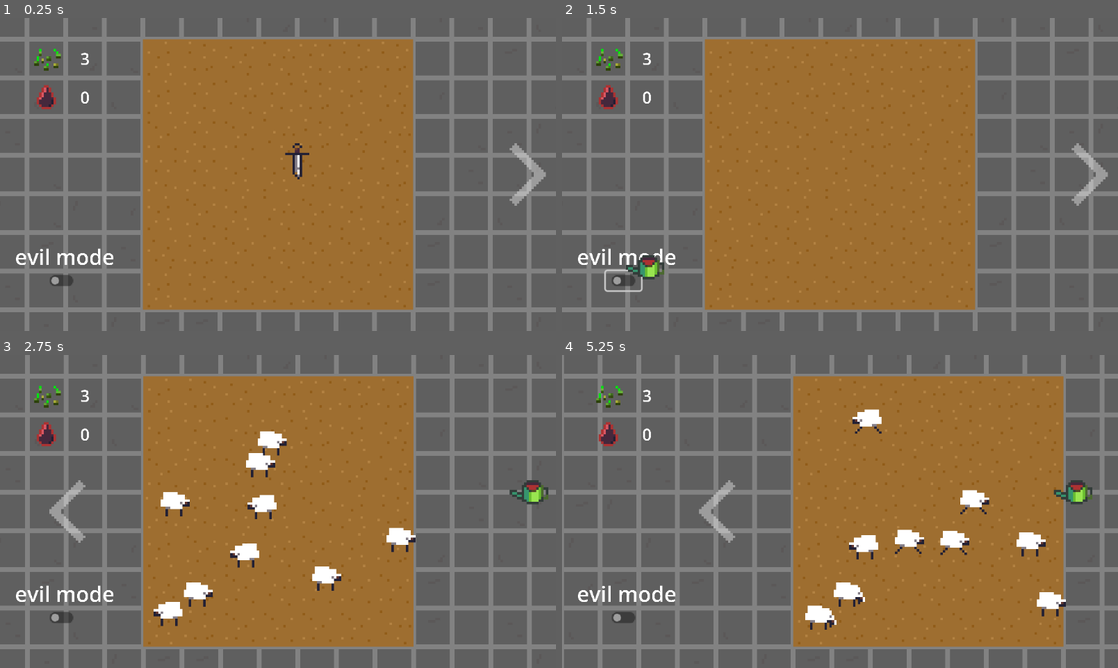
Above: before the commit, frames 1-4 (two rows, left to right).
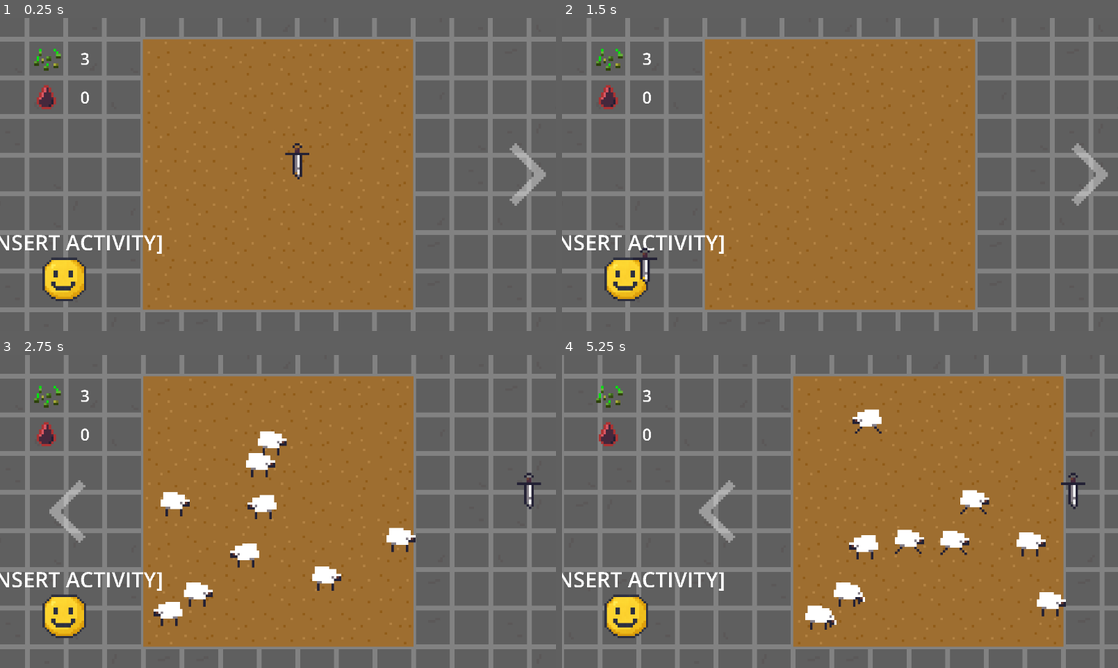
Above: after the commit, the same moments.

Repository: aeriab/giftjam_lebron
Game: Godot game, scene res://main/main.tscn
The game is run twice, just before and just after one commit, with the same random seed, the same clock (stepped at 60 frames per second) and the same inputs.
Inputs (mouse positions are in pixels of both pictures, inside the frame that each line leads up to):
- Up to frame 1 (0.25 s): no input
- Up to frame 2 (1.5 s): click (623, 280) at 0.52 s; click (628, 280) at 1.27 s
- Up to frame 3 (2.75 s): click (528, 511) at 2 s
- Up to frame 4 (5.25 s): click (628, 511) at 2.75 s; click (623, 617) at 3.52 s; click (628, 617) at 4.27 s; click (1090, 511) at 5 s

The runs differ from the first frame. In frame 1, 1.8% of the frame differs, in the area x 0-30%, y 69-91%; in frame 2, 2.0%; in frame 3, 2.2%, in the area x 0-99%, y 37-91%; in frame 4, 2.2%.

Commit message:
Added faces, next to make switching good -> evil buttons

Diff:
--- a/UI/ui.tscn
+++ b/UI/ui.tscn
@@ -1,8 +1,9 @@
-[gd_scene load_steps=4 format=3 uid="uid://dohj4615xds12"]
+[gd_scene load_steps=5 format=3 uid="uid://dohj4615xds12"]
 
 [ext_resource type="Texture2D" uid="uid://c8nhbyjcdepui" path="res://assets/WheatSeeds.png" id="1_dajm1"]
 [ext_resource type="Script" uid="uid://b72uiamo8ij7e" path="res://UI/ui.gd" id="1_e6gg6"]
 [ext_resource type="Texture2D" uid="uid://bodyixjvwj0ki" path="res://assets/blood.png" id="2_e6gg6"]
+[ext_resource type="Texture2D" uid="uid://bj4lwtspas2el" path="res://assets/Faces/HappyFace.png" id="4_hat8c"]
 
 [node name="UI" type="Control"]
 layout_mode = 3
@@ -53,24 +54,26 @@
 position = Vector2(0, -1)
 texture = ExtResource("2_e6gg6")
 
-[node name="EvilButton" type="CheckButton" parent="Blood"]
+[node name="TextureButton" type="TextureButton" parent="."]
+z_index = 1
+layout_mode = 0
+offset_left = -103.0
+offset_top = 29.0
+offset_right = -39.0
+offset_bottom = 93.0
+scale = Vector2(0.450726, 0.450726)
+texture_normal = ExtResource("4_hat8c")
+
+[node name="ActivityLabel" type="Label" parent="."]
 visibility_layer = 1023
 z_index = 1
-offset_left = -1.0
-offset_top = 71.0
-offset_right = 43.0
-offset_bottom = 95.0
-scale = Vector2(0.330506, 0.330506)
-
-[node name="EvilLabel" type="Label" parent="Blood"]
-visibility_layer = 1023
-z_index = 1
-offset_left = -13.0
-offset_top = 59.0
-offset_right = 930.0
-offset_bottom = 333.0
+layout_mode = 0
+offset_left = -123.0
+offset_top = 22.0
+offset_right = 1600.0
+offset_bottom = 296.0
 scale = Vector2(0.0437522, 0.0437522)
 theme_override_font_sizes/font_size = 201
-text = "evil mode"
-
-[connection signal="toggled" from="Blood/EvilButton" to="." method="_on_evil_button_toggled"]
+text = "[INSERT ACTIVITY]"
+horizontal_alignment = 1
+vertical_alignment = 1
Binary file added: assets/Faces/ClickedEvilFace.png
Not shown, added: assets/Faces/ClickedEvilFace.png.import
Binary file added: assets/Faces/ClickedHappyFace.png
Not shown, added: assets/Faces/ClickedHappyFace.png.import
Binary file added: assets/Faces/EvilFace.png
Not shown, added: assets/Faces/EvilFace.png.import
Binary file added: assets/Faces/HappyFace.png
Not shown, added: assets/Faces/HappyFace.png.import
